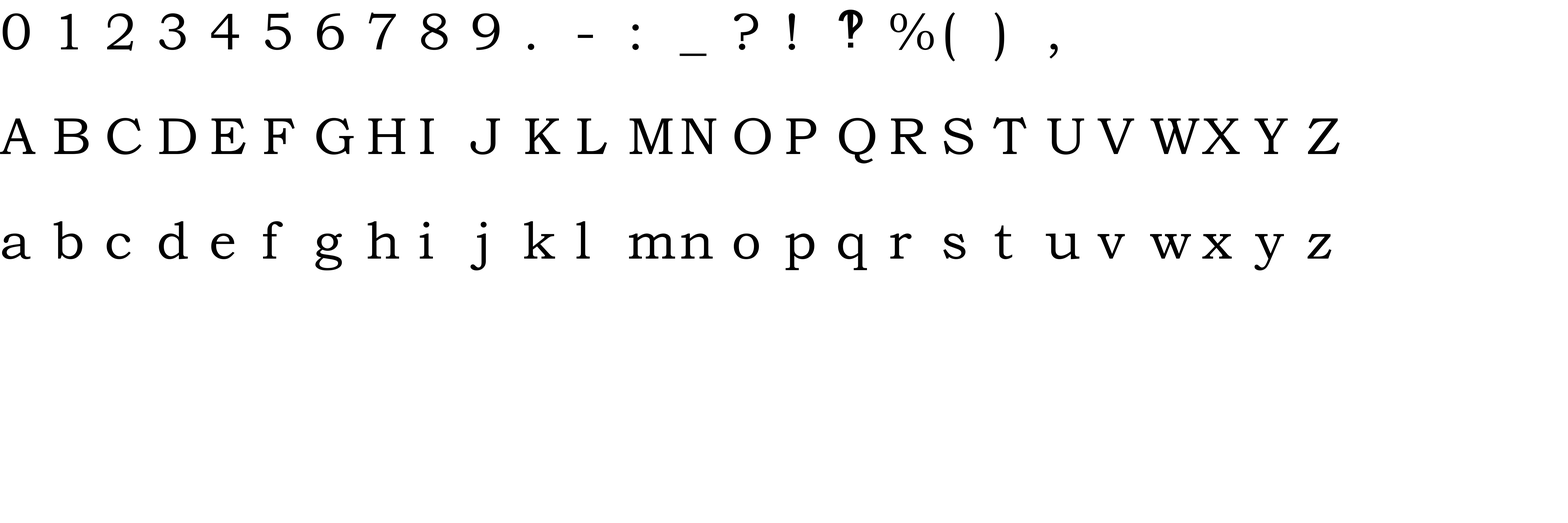
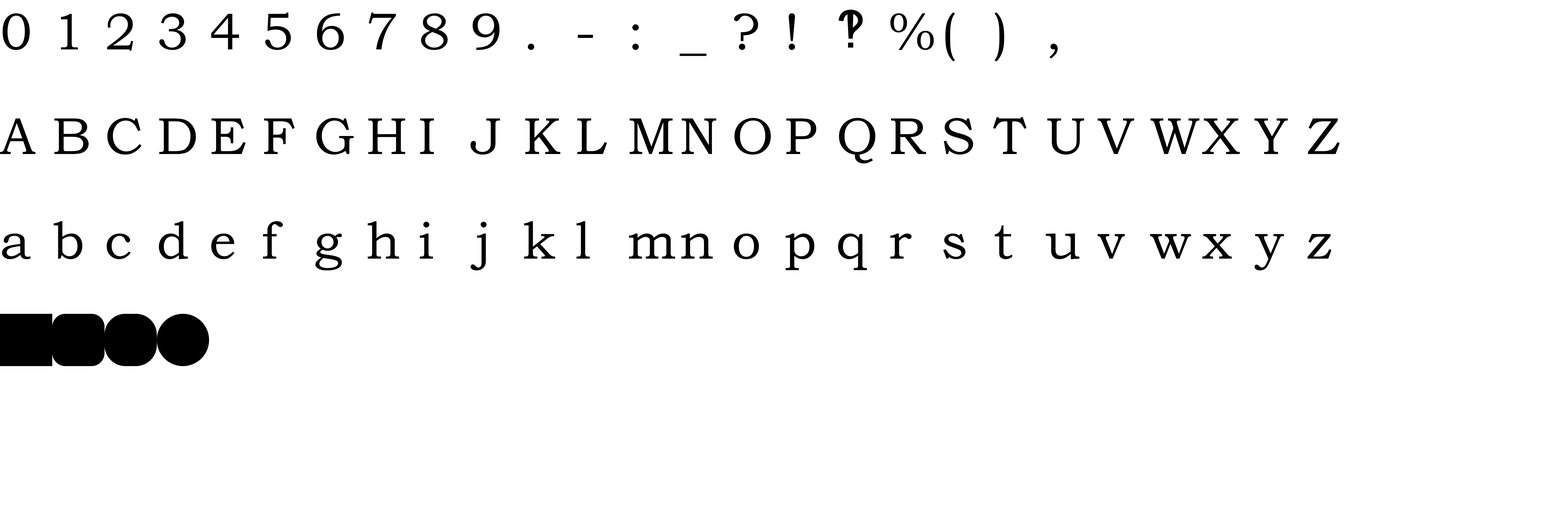
Two versions of the same layered image (w=1568, h=523). Layer-by-layer changes:
added layer "extremely rounded button" above "very rounded button" over box(156, 313, 210, 366)
added layer "very rounded button" above "rounded button" over box(104, 313, 157, 366)
added layer "rounded button" above "boring button" over box(52, 313, 105, 366)
added layer "boring button" over box(0, 313, 53, 366)
